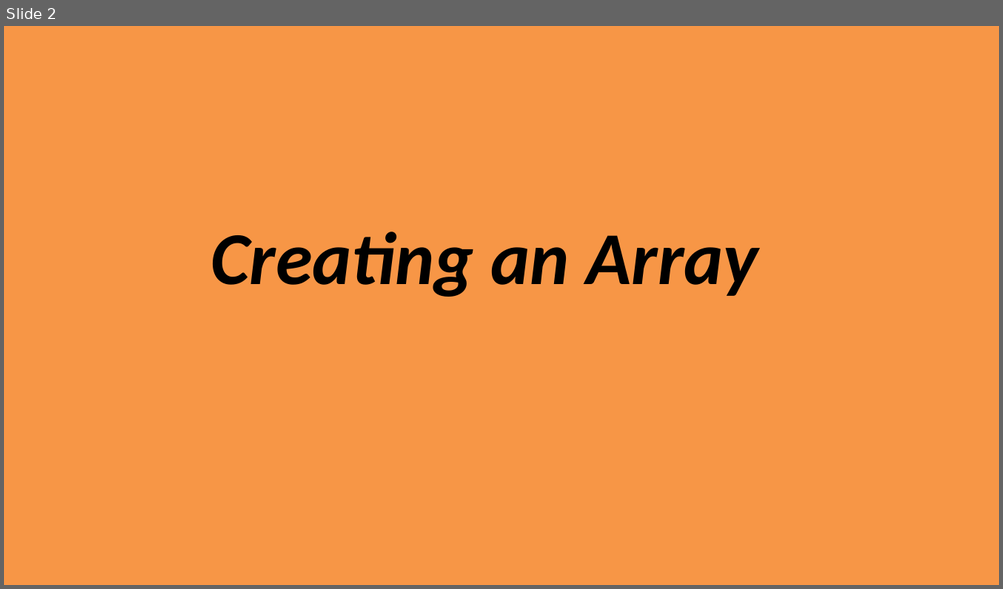
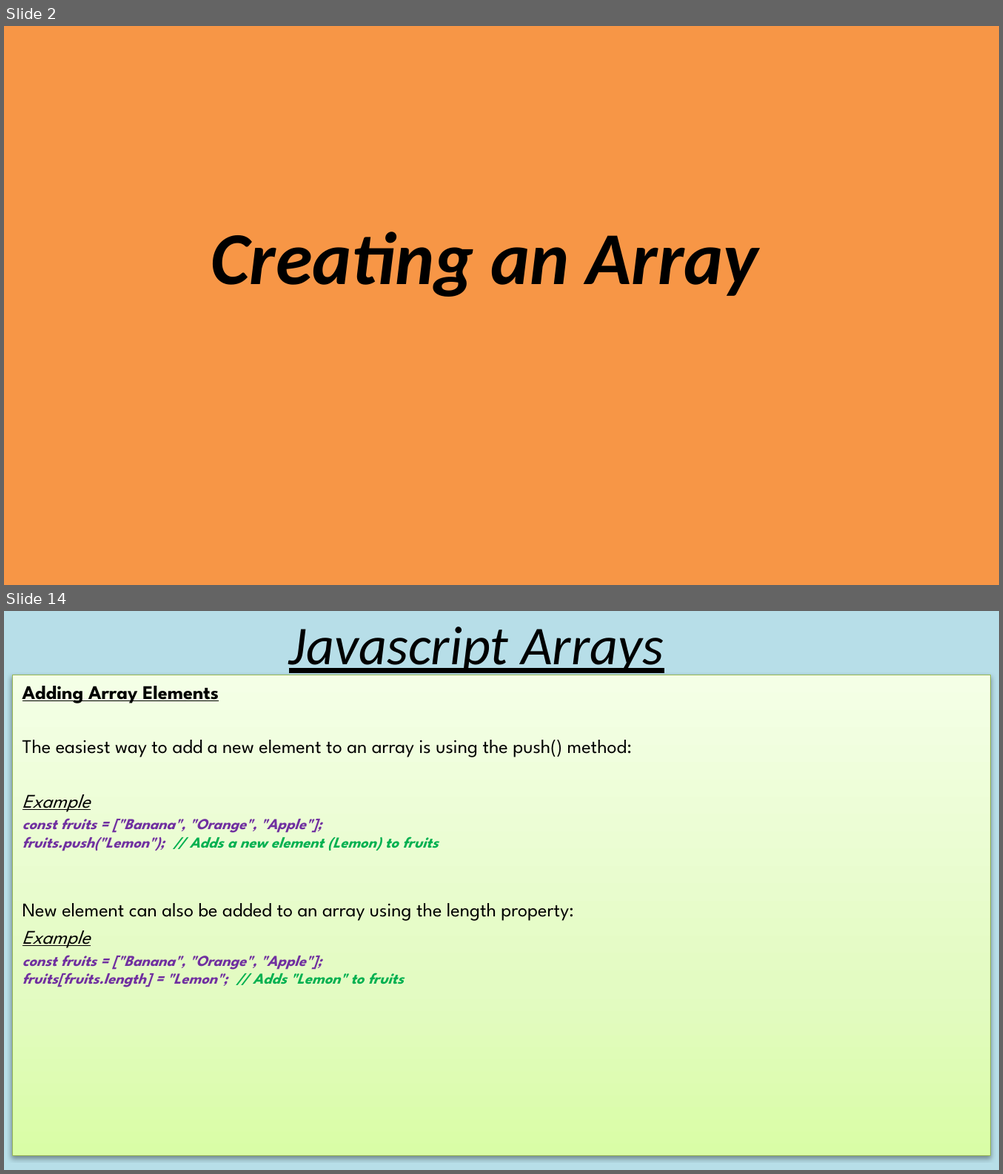
Before and after one commit to triple93r/Javascript_Arrays, a slide deck: JavascriptArrays.pptx. Shown one above the other, each under a label of ours: slide 2 before the commit, slides 2 and 14 after it; the slides between them are not shown. The pictures are 1003x589 and 1003x1174 pixels, drawn with LibreOffice and Linux fonts; fonts in the diff are those of the drawing. Boxes give left, top, right and bottom in pixels: in the first picture for what was removed or moved away, otherwise in the second. Text is boxed around its words. In the diff, an @@ line names an element or a change of style, - is before the commit and + after.

```diff
--- a/JavascriptArrays.pptx
+++ b/JavascriptArrays.pptx
@@ slide 14 added at [4,611,999,1170], background #B7DEE8 @@
@@ title added at [289,627,663,678], 39.6 pt, text #000000, italic, underline @@
+Javascript Arrays
@@ subtitle added at [12,675,990,1156], fill gradient #DAFDA7 to #E4FCC2 to #F5FFE7, outline #98B955 0.75 pt, 11 pt, text #000000, bold, italic @@
+Adding Array Elements
+The easiest way to add a new element to an array is using the push() method:
+Example
+const fruits = ["Banana", "Orange", "Apple"];
+fruits.push("Lemon"); // Adds a new element (Lemon) to fruits
+New element can also be added to an array using the length property:
+Example
+const fruits = ["Banana", "Orange", "Apple"];
+fruits[fruits.length] = "Lemon"; // Adds "Lemon" to fruits
```
Also in this commit, not shown: 2 slides changed, 22 other slides added.
